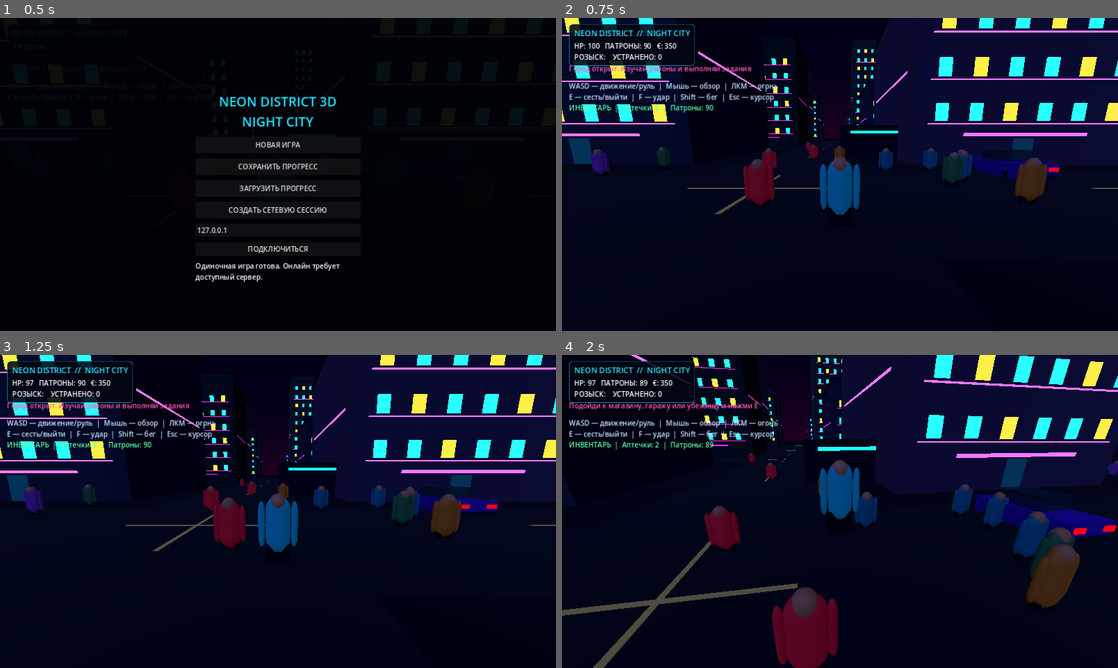
Above: before the commit, frames 1-4 (two rows, left to right).
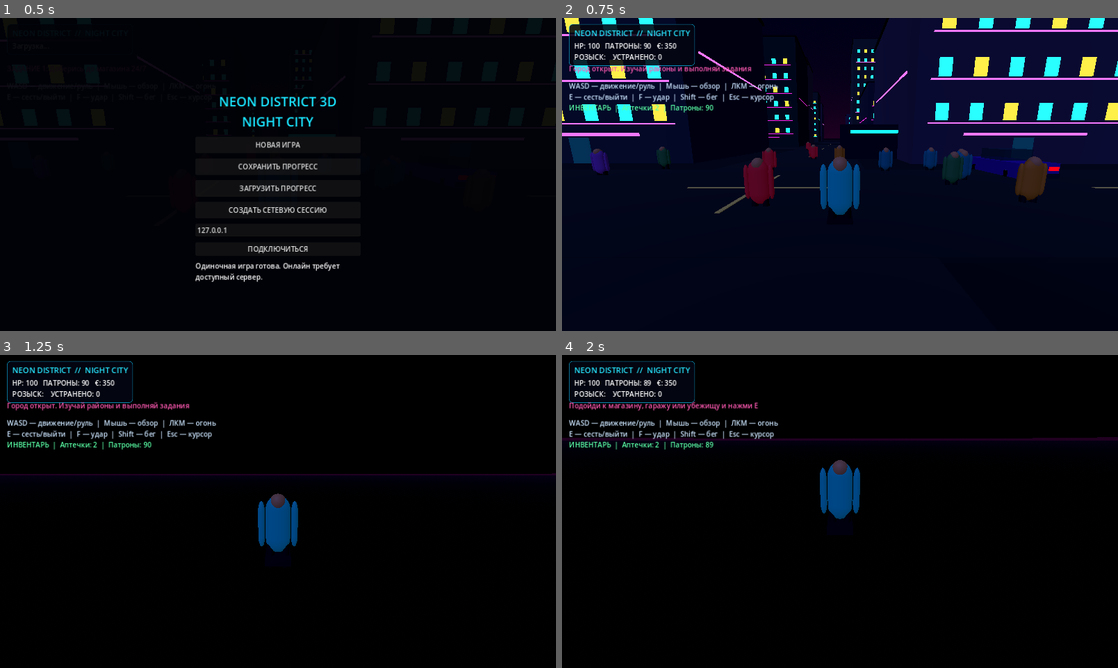
Above: after the commit, the same moments.

Repository: Samdi0/NeonDistrict3D
Game: Godot game, scene res://main.tscn
Two runs of this game, one before a commit and one after it. Both use one fixed random seed, a clock stepped at 60 frames per second and the inputs below.
Inputs (mouse positions are in pixels of both pictures, inside the frame that each line leads up to):
- Up to frame 1 (0.5 s): no input
- Up to frame 2 (0.75 s): click "НОВАЯ ИГРА" at 0.5 s
- Up to frame 3 (1.25 s): no input
- Up to frame 4 (2 s): tap Enter at 1.25 s; move the mouse to (867, 511) at 1.27 s; hold W (move_forward) from 1.28 s (still down); tap E at 1.35 s; click (867, 511) at 1.42 s; tap Space (jump) at 1.52 s

Frame 1 is identical in both runs. In frame 2, 1.2% of the frame differs, in the area x 0-100%, y 0-63%; in frame 3, 54%, in the area x 0-100%, y 0-82%; in frame 4, 46%.
Error after the commit: Invalid type in function '_play_visual_animation' in base 'CharacterBody3D (player.gd)'. The array of argument 1 (Array) does not have the same element type as…

Commit message:
Add imported GLB model slots and animation state playback

Diff:
--- a/scripts/player.gd
+++ b/scripts/player.gd
@@ -7,6 +7,7 @@
 var camera_pivot: Node3D
 var camera: Camera3D
 var body_mesh: Node3D
+var visual_animation: AnimationPlayer
 var current_car: Variant
 var main_world: Variant
 var attack_cooldown := 0.0
@@ -36,6 +37,17 @@
 
 func _make_player() -> void:
     body_mesh = Node3D.new()
+    body_mesh.name = "CharacterVisual"
+    add_child(body_mesh)
+    var model_path := "res://assets/models/player.glb"
+    if ResourceLoader.exists(model_path):
+        var packed := load(model_path) as PackedScene
+        if packed:
+            var imported := packed.instantiate()
+            body_mesh.add_child(imported)
+            visual_animation = _find_animation_player(imported)
+            _play_visual_animation(["Idle", "idle"])
+            return
     var torso_mat := _character_material(Color(0.025, 0.48, 0.62), true)
     var pants_mat := _character_material(Color(0.025, 0.035, 0.09))
     var skin_mat := _character_material(Color(0.72, 0.48, 0.34))
@@ -46,13 +58,24 @@
     _add_character_part(CapsuleMesh.new(), Vector3(-0.48, 1.15, 0), Vector3(0.2, 0.68, 0.2), torso_mat)
     _add_character_part(CapsuleMesh.new(), Vector3(0.48, 1.15, 0), Vector3(0.2, 0.68, 0.2), torso_mat)
     _add_character_part(BoxMesh.new(), Vector3(0, 0.12, -0.08), Vector3(0.75, 0.2, 0.95), pants_mat)
-    var body_collision := CollisionShape3D.new()
-    var body_shape := CapsuleShape3D.new()
-    body_shape.radius = 0.42
-    body_shape.height = 1.8
-    body_collision.shape = body_shape
-    body_collision.position.y = 0.9
-    add_child(body_collision)
+
+func _find_animation_player(root: Node) -> AnimationPlayer:
+    if root is AnimationPlayer:
+        return root
+    for child in root.get_children():
+        var found := _find_animation_player(child)
+        if found:
+            return found
+    return null
+
+func _play_visual_animation(candidates: Array[String]) -> void:
+    if not visual_animation:
+        return
+    for candidate in candidates:
+        if visual_animation.has_animation(candidate):
+            if visual_animation.current_animation != candidate:
+                visual_animation.play(candidate)
+            return
 
 func _character_material(color: Color, glow := false) -> StandardMaterial3D:
     var material := StandardMaterial3D.new()
@@ -69,7 +92,7 @@
     part.position = part_position
     part.scale = part_scale
     part.material_override = material
-    add_child(part)
+    body_mesh.add_child(part)
 
 func _make_camera() -> void:
     camera_pivot = Node3D.new()
@@ -150,6 +173,9 @@
         velocity.y = -0.2
     if direction.length() > 0.1:
         body_mesh.rotation.y = atan2(direction.x, direction.z)
+        _play_visual_animation(["Run", "run", "Jog", "jog"] if run_speed > speed else ["Walk", "walk", "Jog", "jog"])
+    else:
+        _play_visual_animation(["Idle", "idle"])
     move_and_slide()
 
 func _toggle_camera() -> void:
@@ -208,6 +234,7 @@
     if ammo <= 0 or current_car:
         return
     ammo -= 1
+    _play_visual_animation(["Shoot", "shoot", "Rifle_Aim_Shoot", "Pistol_Shoot"])
     var from := camera.global_position
     var to := from + -camera.global_basis.z * 160.0
     var query := PhysicsRayQueryParameters3D.create(from, to)
@@ -227,6 +254,7 @@
     if attack_cooldown > 0.0:
         return
     attack_cooldown = 0.55
+    _play_visual_animation(["Punch", "punch", "Melee", "Attack"])
     for npc in get_tree().get_nodes_in_group("people"):
         if global_position.distance_to(npc.global_position) < 2.2 and npc.has_method("take_damage"):
             npc.take_damage(35)
